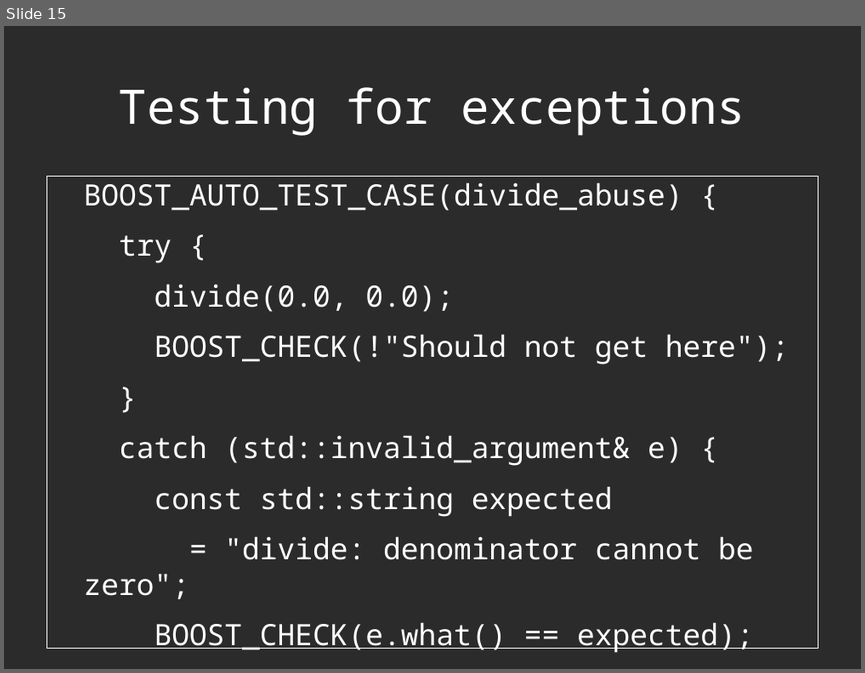
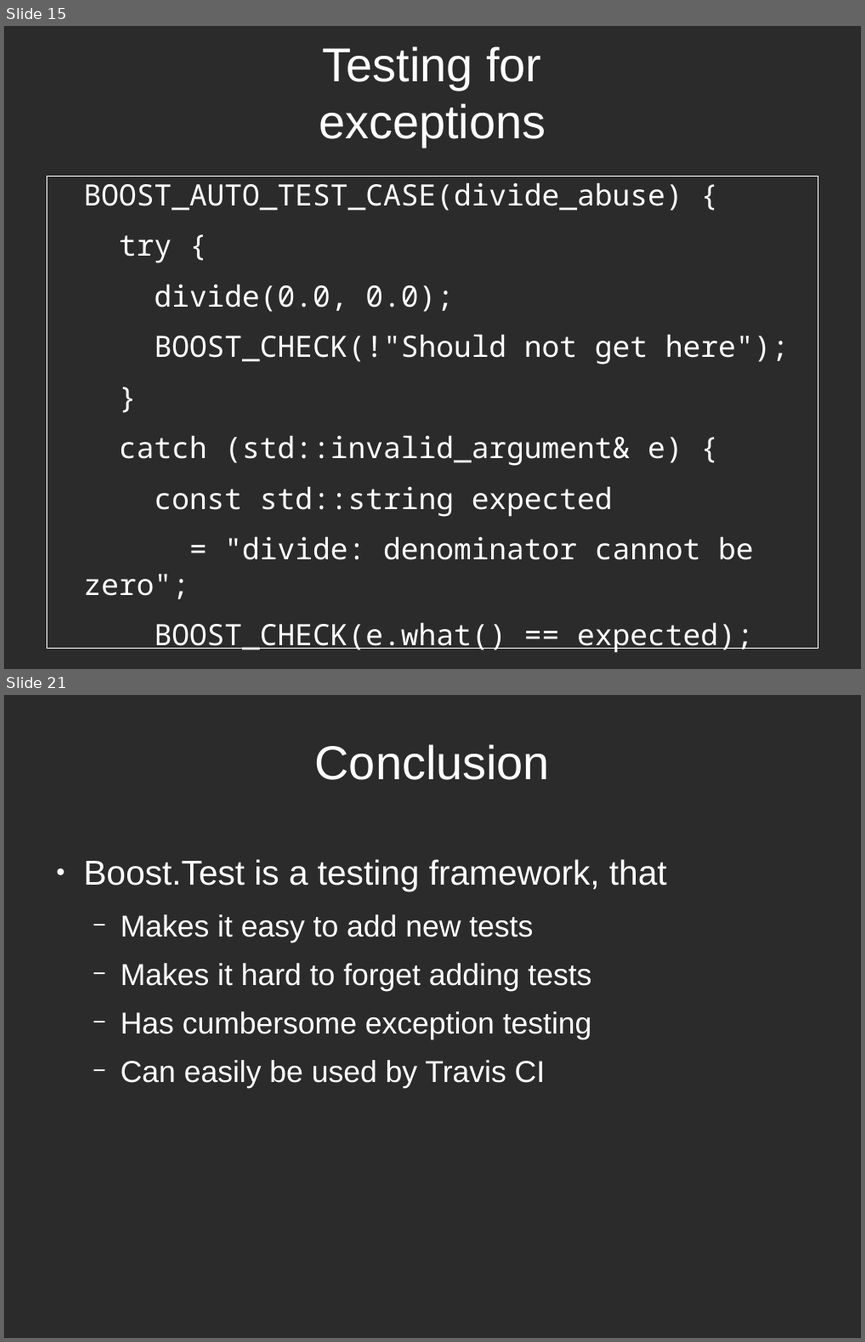
Before and after one commit to richelbilderbeek/CppPresentations, a slide deck: BoostTest/BoostTest.odp. Shown one above the other, each under a label of ours: slide 15 before the commit, slides 15 and 21 after it; the slides between them are not shown. The pictures are 865x673 and 865x1342 pixels, drawn with LibreOffice and Linux fonts; fonts in the diff are those of the drawing; background and template pictures are left out; a plain dark background stands for a picture behind light text. Boxes give left, top, right and bottom in pixels: in the first picture for what was removed or moved away, otherwise in the second. Text is boxed around its words. In the diff, an @@ line names an element or a change of style, - is before the commit and + after.

```diff
--- a/BoostTest/BoostTest.odp
+++ b/BoostTest/BoostTest.odp
@@ slide 21 added at [4,695,861,1338], background picture (left out) @@
@@ title added at [315,744,550,780], 44 pt, text #FFFFFF @@
+Conclusion
@@ text added at [84,859,667,1089], 28 pt, text #FFFFFF @@
+● Boost.Test is a testing framework, that
+  − Makes it easy to add new tests
+  − Makes it hard to forget adding tests
+  − Has cumbersome exception testing
+  − Can easily be used by Travis CI
@@ slide 15 changed as well @@
@@ title "Testing for exceptions": place and size @@
-title "Testing for exceptions" at [119,87,745,136]
+title "Testing for exceptions" at [318,46,545,147]
@@ title "Testing for exceptions" at [318,46,545,147]: font Noto Sans Mono to Arial @@
```
Also in this commit, not shown: 14 other slides changed, 5 other slides added, 6 other files.
